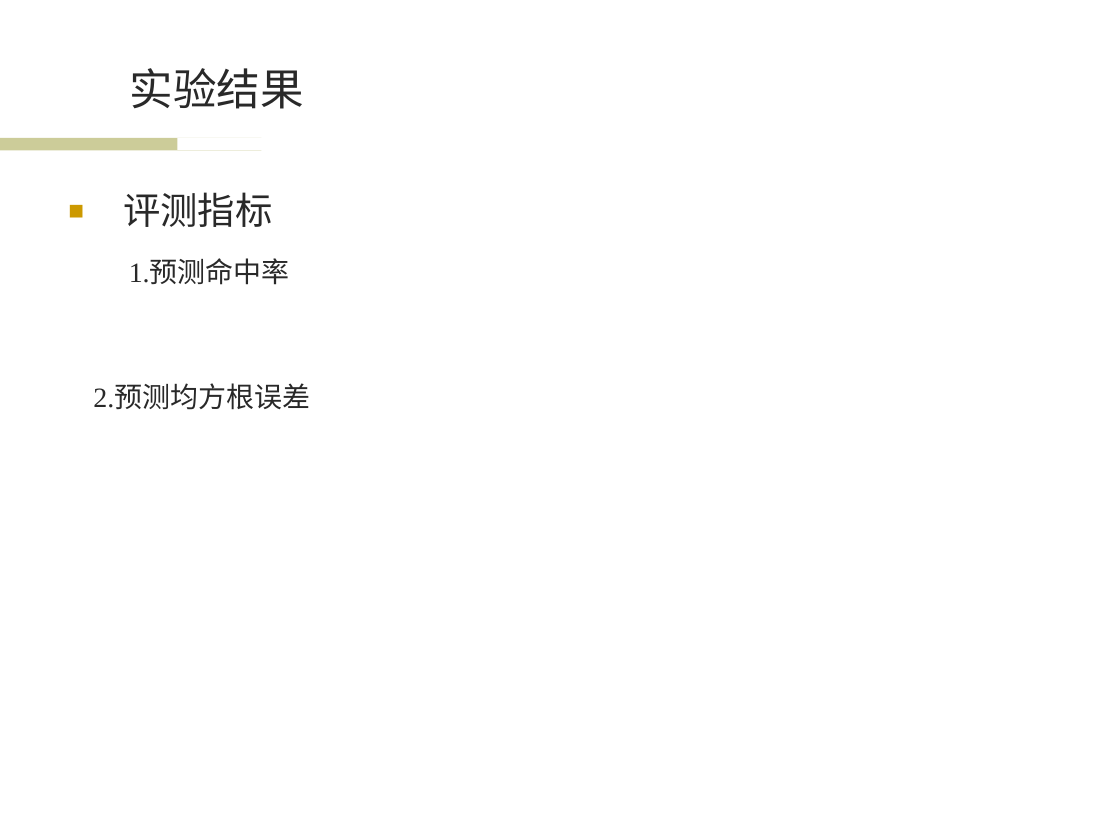
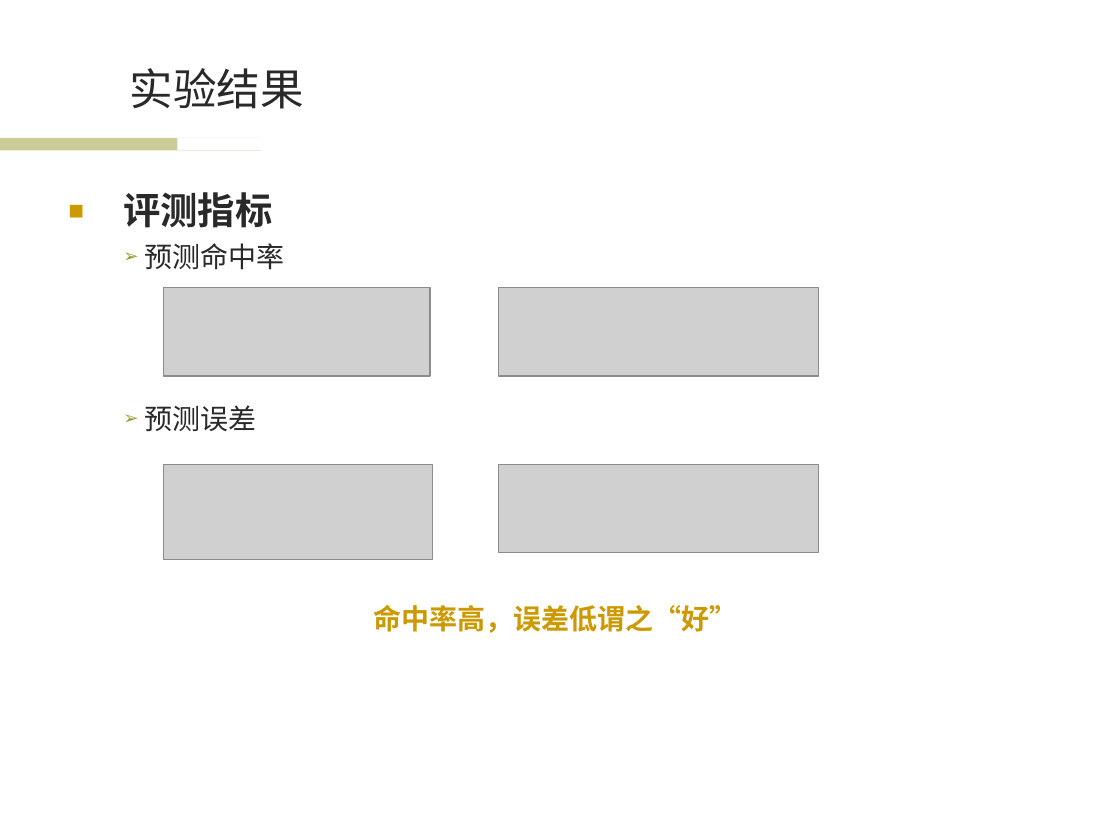
Before and after one commit to wwssttt/NJUThesis, a slide deck: slide 11 of ppt/一种基于时间序列分析的个性化音乐推荐系统及其实现.ppt. Drawn at 1120x840 pixels with LibreOffice and Linux fonts; fonts in the diff are those of the drawing; grey boxes stand for pictures; background and template pictures are left out. Boxes give left, top, right and bottom in pixels: in the first picture for what was removed or moved away, otherwise in the second. Text is boxed around its words. In the diff, an @@ line names an element or a change of style, - is before the commit and + after.

```diff
--- a/ppt/一种基于时间序列分析的个性化音乐推荐系统及其实现.ppt
+++ b/ppt/一种基于时间序列分析的个性化音乐推荐系统及其实现.ppt
@@ text at (123, 192, 272, 228): bold on in "评测指标" @@
@@ text at (144, 243, 284, 431): text changed @@
-1.预测命中率
-2.预测均方根误差
+  ➢ 预测命中率
+  ➢ 预测误差
@@ picture added at (164, 288, 430, 376) @@
@@ picture added at (498, 288, 819, 376) @@
@@ picture added at (164, 464, 432, 559) @@
@@ picture added at (498, 464, 819, 552) @@
@@ text added at (374, 605, 738, 633), 18 pt, text #CC9900, bold @@
+命中率高，误差低谓之“好”
```
Also in this commit, not shown: 9 other slides changed, 2 slides added, 1 slide removed.
